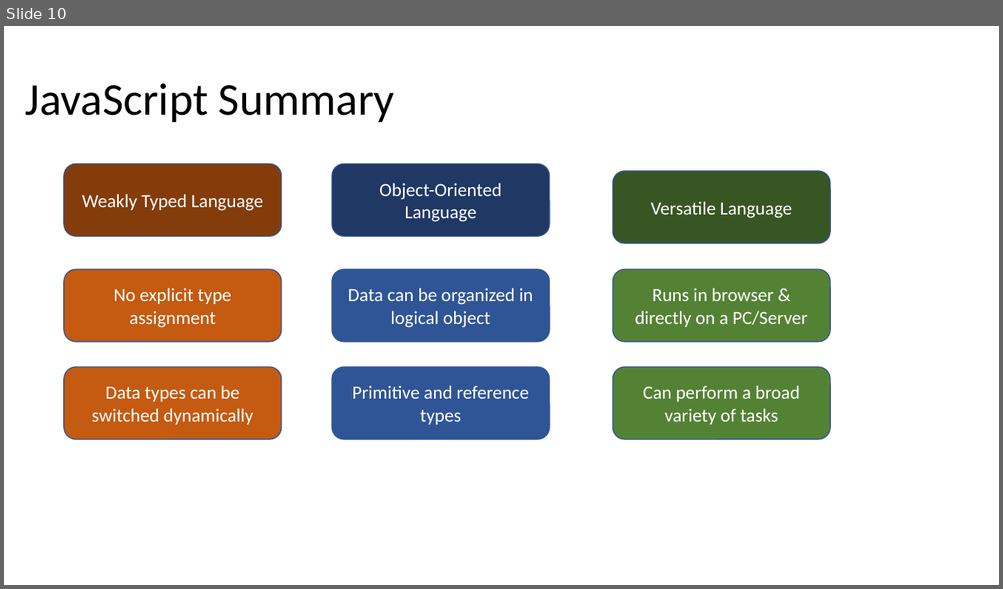
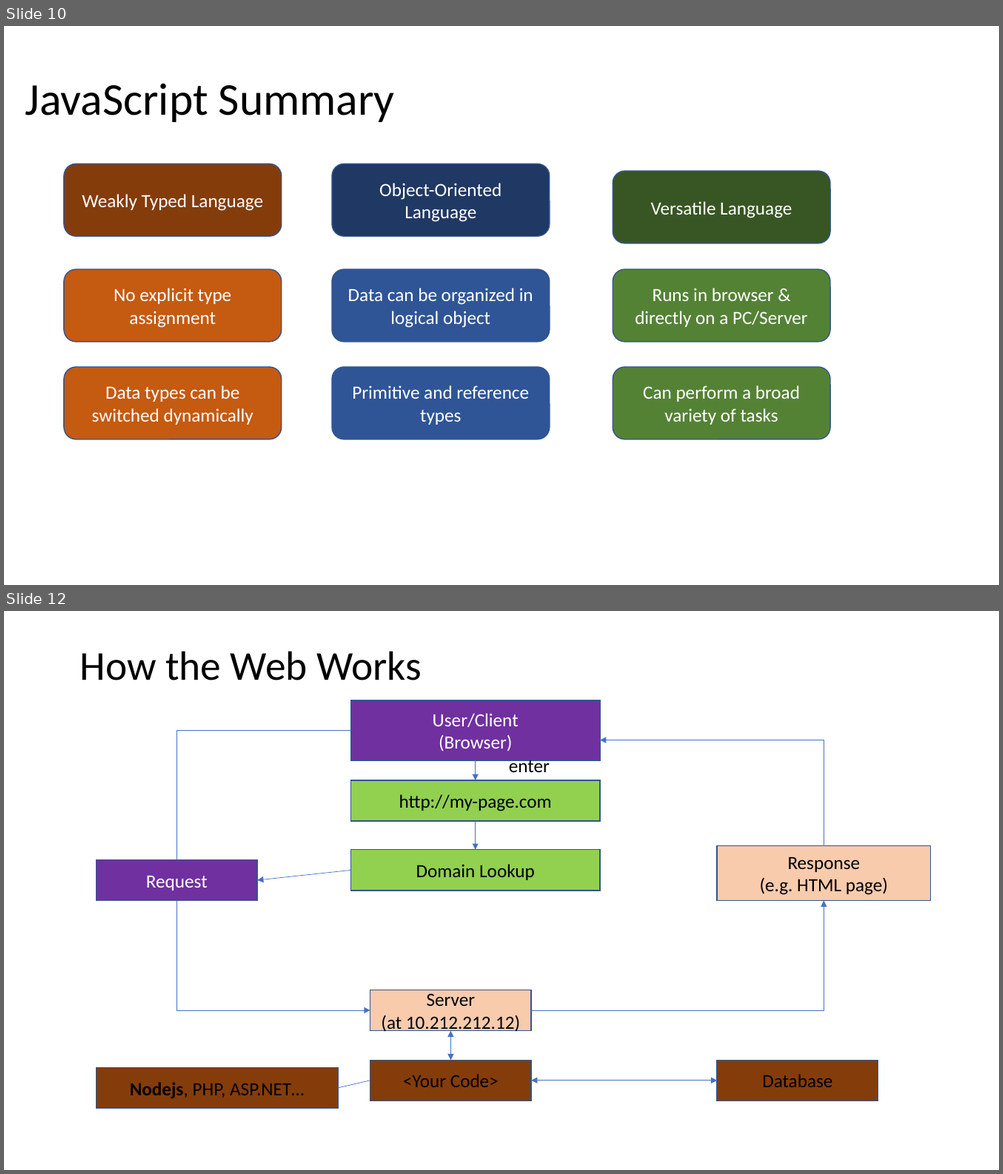
Before and after one commit to PiyushChaturvedii/batch03, a slide deck: What is Node.pptx. Shown one above the other, each under a label of ours: slide 10 before the commit, slides 10 and 12 after it; the slides between them are not shown. The pictures are 1003x589 and 1003x1174 pixels, drawn with LibreOffice and Linux fonts; fonts in the diff are those of the drawing. Boxes give left, top, right and bottom in pixels: in the first picture for what was removed or moved away, otherwise in the second. Text is boxed around its words. In the diff, an @@ line names an element or a change of style, - is before the commit and + after.

```diff
--- a/What is Node.pptx
+++ b/What is Node.pptx
@@ slide 12 added at bbox=[4, 611, 999, 1170], background #FFFFFF @@
@@ title added at bbox=[79, 651, 421, 681], 39.6 pt, text #000000 @@
+How the Web Works
@@ rectangle added at bbox=[351, 701, 600, 760], fill #7030A0, outline #325491 1 pt, 18 pt, text #FFFFFF @@
+User/Client
+(Browser)
@@ elbow line added from (351, 730) to (177, 860), #4472C4 0.5 pt @@
@@ elbow arrow added from (824, 846) to (600, 740), #4472C4 0.5 pt @@
@@ arrow added from (475, 760) to (475, 780), #4472C4 0.5 pt @@
@@ text added at bbox=[509, 757, 549, 772], 18 pt, text #000000 @@
+enter
@@ rectangle added at bbox=[351, 780, 600, 821], fill #92D050, outline #325491 1 pt, 18 pt, text #000000 @@
+http://my-page.com
@@ arrow added from (475, 821) to (475, 850), #4472C4 0.5 pt @@
@@ rectangle added at bbox=[351, 850, 600, 891], fill #92D050, outline #325491 1 pt, 18 pt, text #000000 @@
+Domain Lookup
@@ rectangle added at bbox=[717, 846, 930, 900], fill #F8CBAD, outline #325491 1 pt, 18 pt, text #000000 @@
+Response
+(e.g. HTML page)
@@ rectangle added at bbox=[96, 860, 258, 901], fill #7030A0, outline #325491 1 pt, 18 pt, text #FFFFFF @@
+Request
@@ arrow added from (351, 871) to (257, 880), #4472C4 0.5 pt @@
@@ elbow arrow added from (177, 901) to (370, 1011), #4472C4 0.5 pt @@
@@ elbow arrow added from (531, 1011) to (824, 901), #4472C4 0.5 pt @@
@@ rectangle added at bbox=[370, 990, 532, 1031], fill #F8CBAD, outline #325491 1 pt, 18 pt, text #000000 @@
+Server
+(at 10.212.212.12)
@@ double arrow added from (451, 1031) to (451, 1060), #4472C4 0.5 pt @@
@@ rectangle added at bbox=[96, 1068, 338, 1109], fill #843C0B, outline #325491 1 pt, 18 pt, text #000000 @@
+Nodejs, PHP, ASP.NET…
@@ rectangle added at bbox=[370, 1060, 532, 1101], fill #843C0B, outline #325491 1 pt, 18 pt, text #000000 @@
+<Your Code>
@@ rectangle added at bbox=[717, 1060, 879, 1101], fill #843C0B, outline #325491 1 pt, 18 pt, text #000000 @@
+Database
@@ line added from (338, 1088) to (370, 1081), #4472C4 0.5 pt @@
@@ double arrow added from (531, 1081) to (717, 1081), #4472C4 0.5 pt @@
```
Also in this commit, not shown: 4 other slides added, 1 other file.
